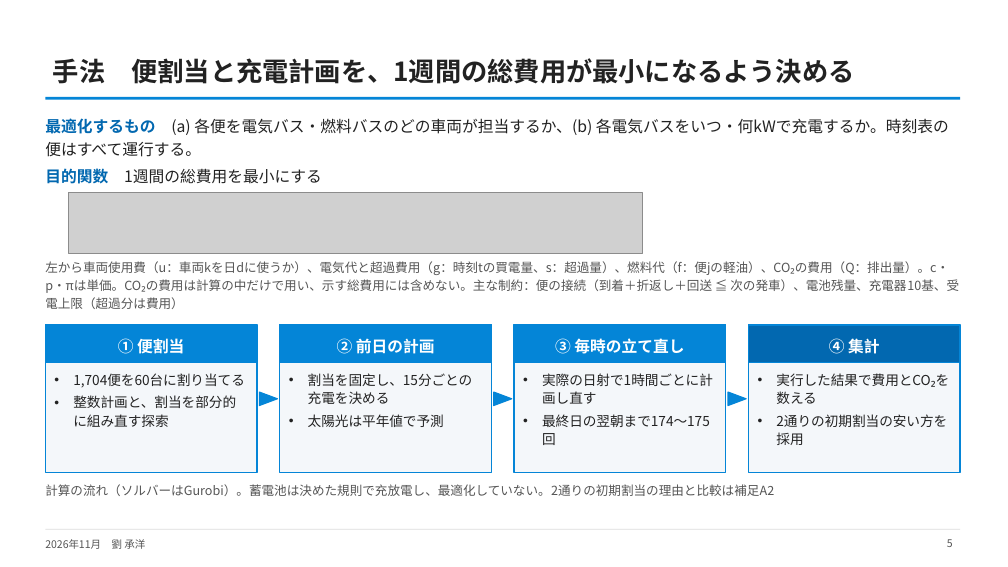
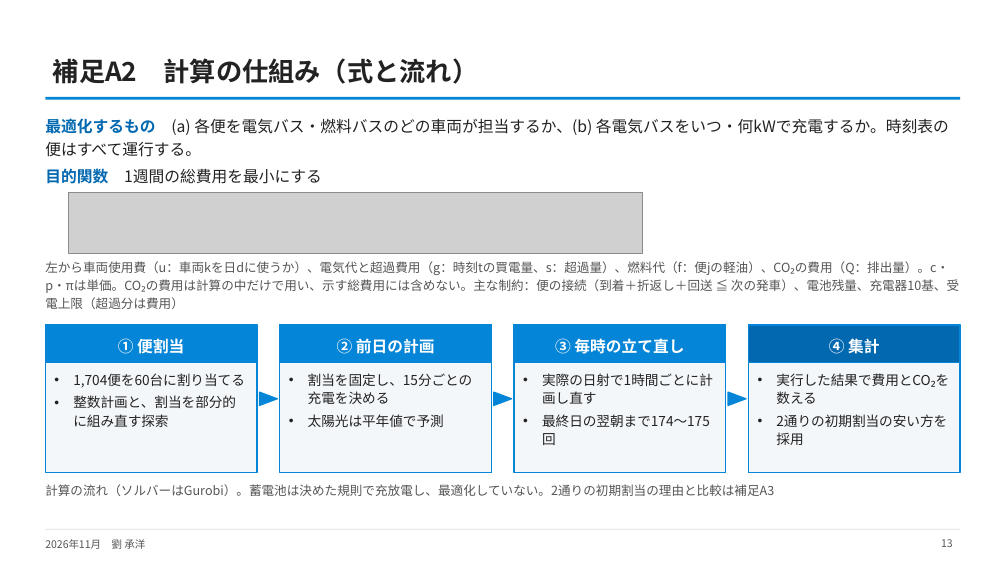
Before and after one commit to CYLIU2003/master-course, a slide deck: slide 13 of outcome/2026-11-16_nishiyama_consult/西山先生へのご相談_最新結果と3本目の柱.pptx (slide 5 before the commit). Drawn at 1008x567 pixels with LibreOffice and Linux fonts; fonts in the diff are those of the drawing; grey boxes stand for pictures. Boxes give left, top, right and bottom in pixels: in the first picture for what was removed or moved away, otherwise in the second. Text is boxed around its words. In the diff, an @@ line names an element or a change of style, - is before the commit and + after.

```diff
--- a/outcome/2026-11-16_nishiyama_consult/西山先生へのご相談_最新結果と3本目の柱.pptx
+++ b/outcome/2026-11-16_nishiyama_consult/西山先生へのご相談_最新結果と3本目の柱.pptx
@@ title at <box>53,58,479,84</box>: text changed @@
-手法 便割当と充電計画を、1週間の総費用が最小になるよう決める
+補足A2 計算の仕組み（式と流れ）
@@ text at <box>45,484,774,496</box>: text changed @@
-計算の流れ（ソルバーはGurobi）。蓄電池は決めた規則で充放電し、最適化していない。2通りの初期割当の理由と比較は補足A2
+計算の流れ（ソルバーはGurobi）。蓄電池は決めた規則で充放電し、最適化していない。2通りの初期割当の理由と比較は補足A3
@@ page number at <box>941,539,953,547</box>: text changed @@
-5
+13
```
Also in this commit, not shown: 10 other slides changed, 2 slides added, 13 other files.
